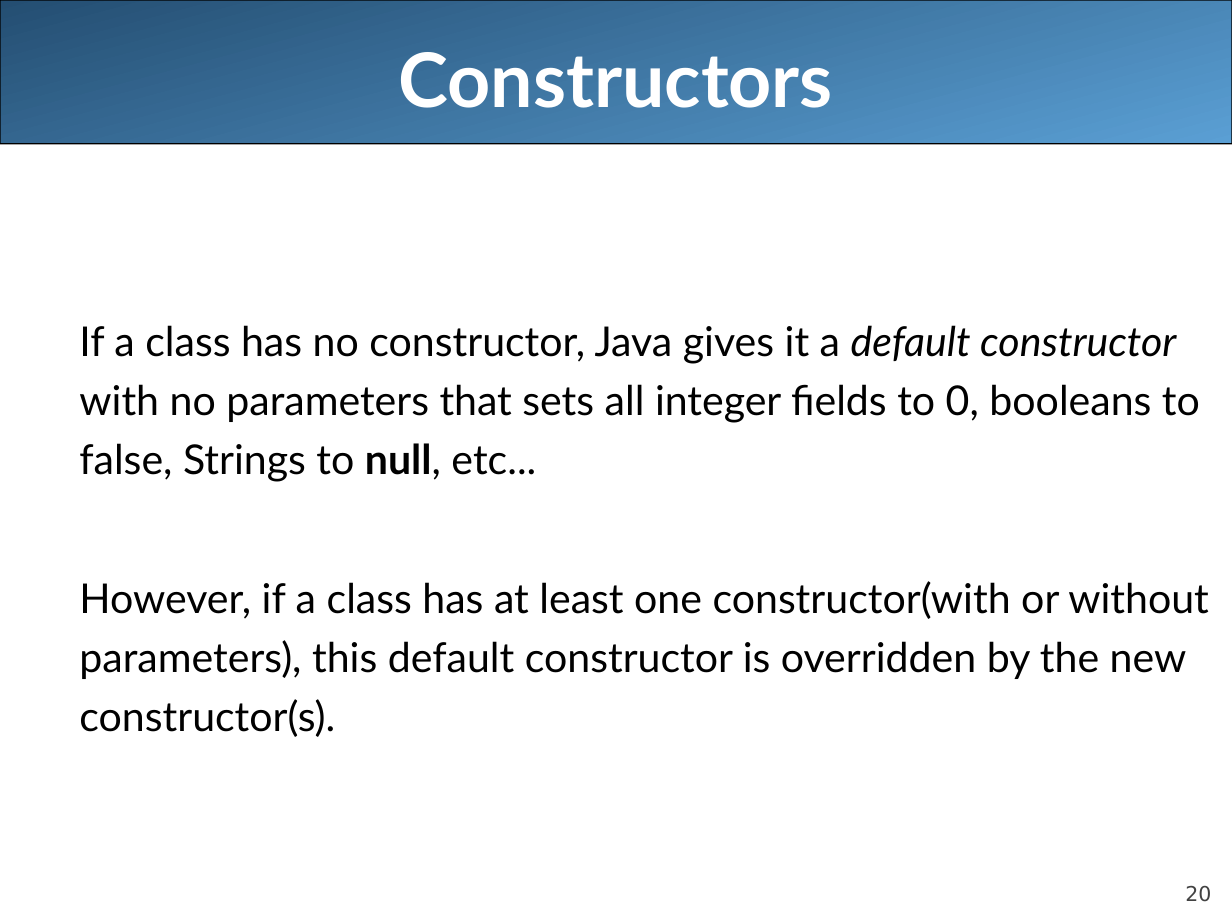
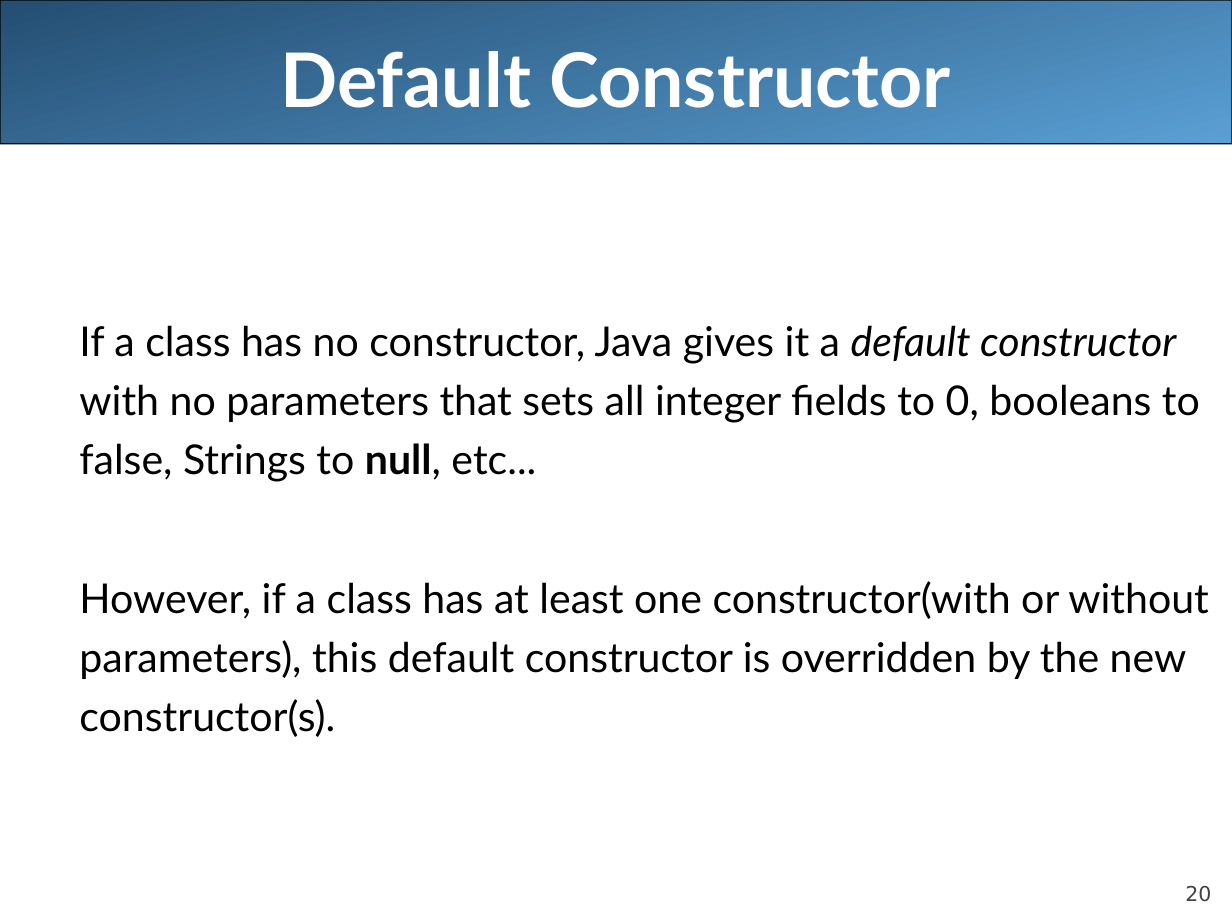
Before and after one commit to LongBaoNguyen/longbaonguyen.github.io, a slide deck: slide 20 of courses/apcsa/lecture13.ppt. Drawn at 1232x924 pixels with LibreOffice and Linux fonts; fonts in the diff are those of the drawing. Boxes give left, top, right and bottom in pixels: in the first picture for what was removed or moved away, otherwise in the second. Text is boxed around its words. In the diff, an @@ line names an element or a change of style, - is before the commit and + after.

```diff
--- a/courses/apcsa/lecture13.ppt
+++ b/courses/apcsa/lecture13.ppt
@@ title at <box>280,51,951,108</box>: text changed @@
-Constructors
+Default Constructor
```
Also in this commit, not shown: 12 other slides changed, 1 other file.
